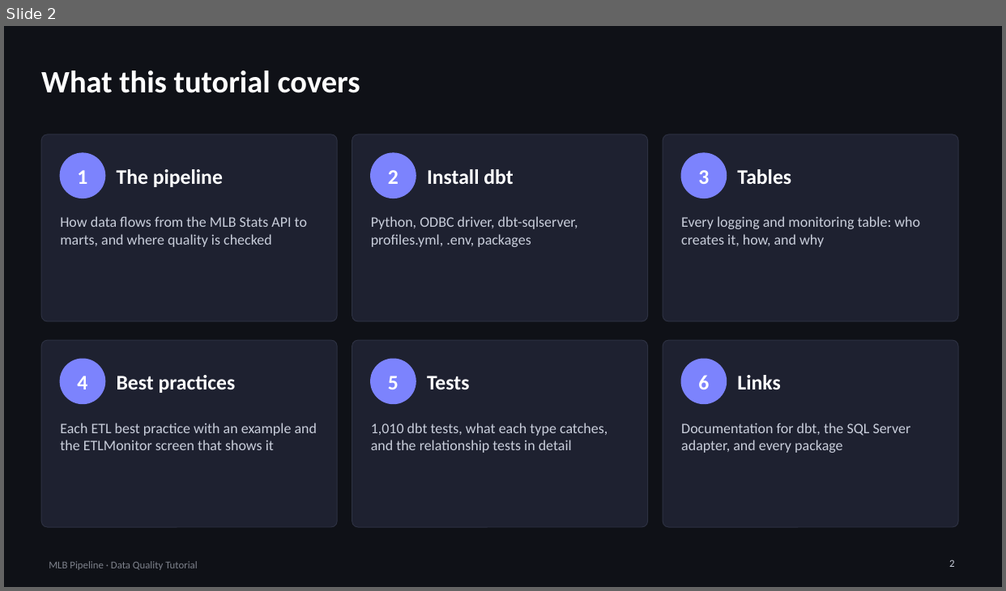
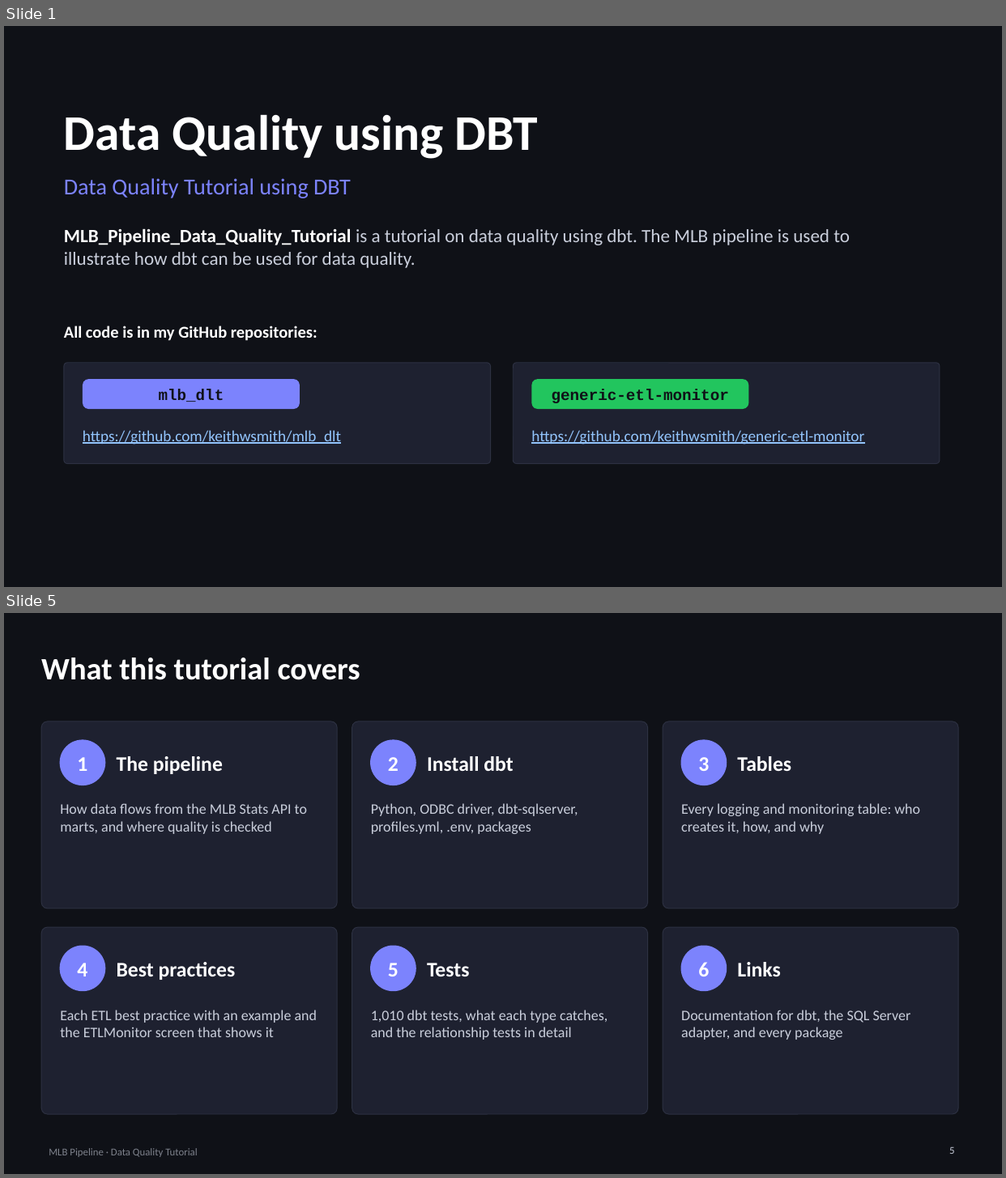
Before and after one commit to keithwsmith/mlb_dlt, a slide deck: data_quality_tutorial/MLB_Pipeline_Data_Quality_Tutorial.pptx. Shown one above the other, each under a label of ours: slide 2 before the commit, slides 1 and 5 after it; the slides between them are not shown. The pictures are 1006x591 and 1006x1178 pixels, drawn with LibreOffice and Linux fonts; fonts in the diff are those of the drawing. Boxes give left, top, right and bottom in pixels: in the first picture for what was removed or moved away, otherwise in the second. Text is boxed around its words. In the diff, an @@ line names an element or a change of style, - is before the commit and + after.

Commit message:
added env.example and updated MLB_Pipeline_Data_Quality_Tutorial.pptx [2026-11-20]

```diff
--- a/data_quality_tutorial/MLB_Pipeline_Data_Quality_Tutorial.pptx
+++ b/data_quality_tutorial/MLB_Pipeline_Data_Quality_Tutorial.pptx
@@ slide 1 added at bbox=[4, 26, 1002, 587], background #0F1117 @@
@@ title added at bbox=[64, 114, 537, 159], 48 pt, text #FFFFFF, bold @@
+Data Quality using DBT
@@ text added at bbox=[64, 178, 351, 199], 22 pt, text #7C83FD @@
+Data Quality Tutorial using DBT
@@ text added at bbox=[64, 228, 850, 268], 18 pt, text #C9CEDB @@
+MLB_Pipeline_Data_Quality_Tutorial is a tutorial on data quality using dbt. The MLB pipeline is used to illustrate how dbt can be used for data quality.
@@ text added at bbox=[64, 326, 317, 341], 16 pt, text #FFFFFF, bold @@
+All code is in my GitHub repositories:
@@ rounded rectangle added at bbox=[64, 363, 491, 464], fill #1E2130, outline #2D3142 0.75 pt @@
@@ rounded rectangle added at bbox=[513, 363, 940, 464], fill #1E2130, outline #2D3142 0.75 pt @@
@@ rounded rectangle added at bbox=[83, 379, 300, 409], fill #7C83FD @@
@@ text added at bbox=[159, 389, 224, 402], 15 pt, text #0F1117, bold @@
+mlb_dlt
@@ rounded rectangle added at bbox=[532, 379, 749, 409], fill #22C55E @@
@@ text added at bbox=[552, 389, 729, 403], 15 pt, text #0F1117, bold @@
+generic-etl-monitor
@@ text added at bbox=[83, 430, 341, 445], 15 pt, text #93C5FD, underline @@
+https://github.com/keithwsmith/mlb_dlt
@@ text added at bbox=[531, 430, 864, 445], 15 pt, text #93C5FD, underline @@
+https://github.com/keithwsmith/generic-etl-monitor
@@ what was slide 2 is now slide 5 @@
@@ page number at bbox=[949, 1147, 954, 1154]: text changed @@
-2
+5
```
Also in this commit, not shown: 2 slides changed, 4 other slides added, 2 slides removed, 3 other files.
